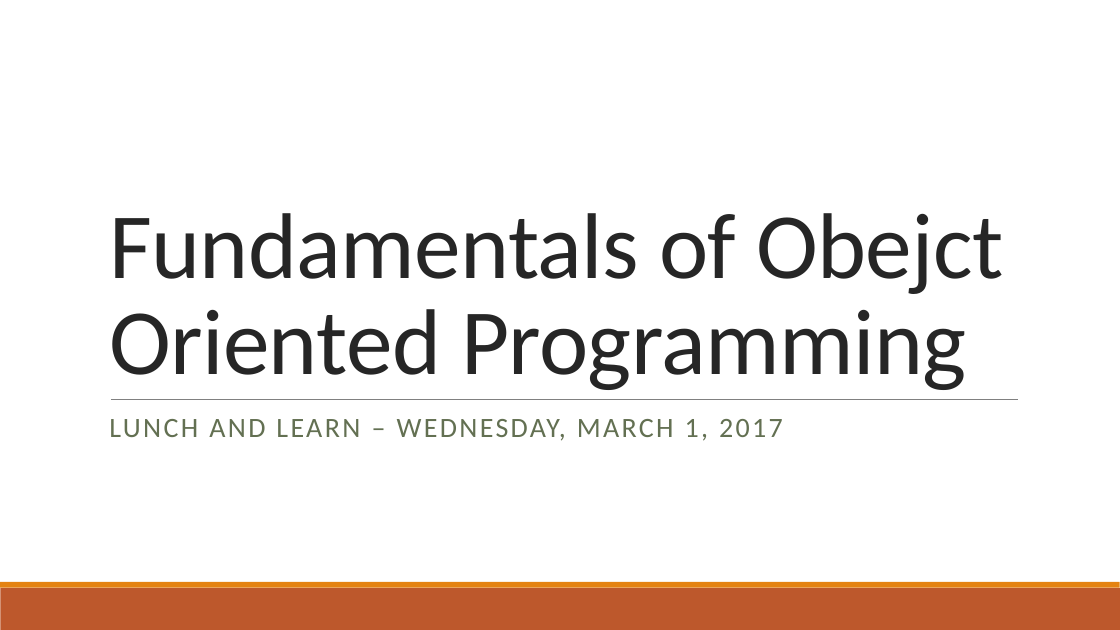
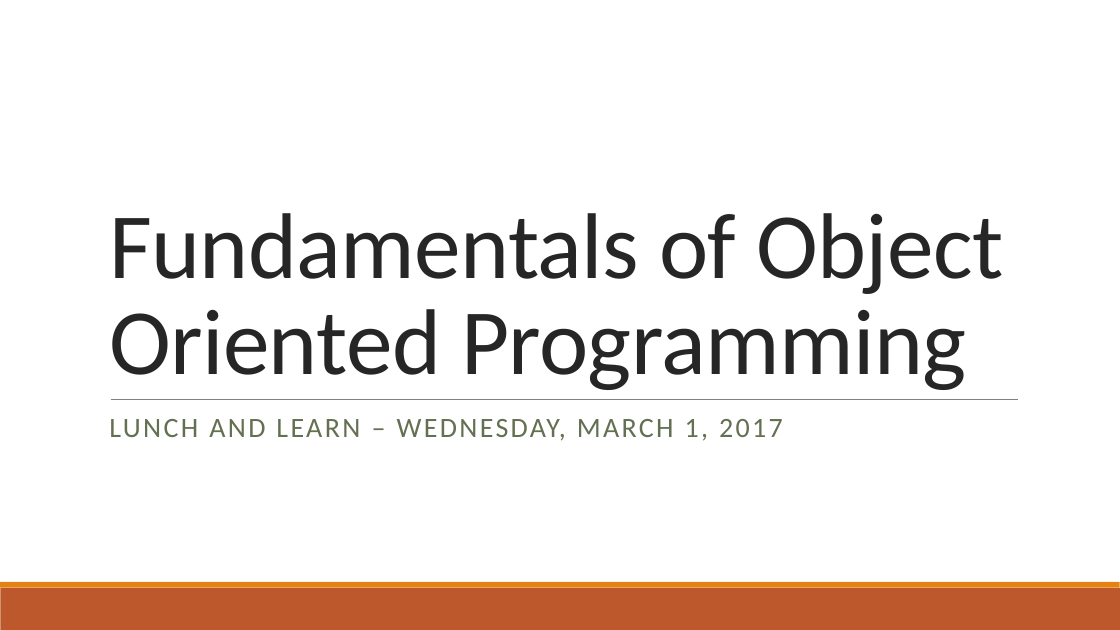
Before and after one commit to Troy-Web-Consulting/twc-training-oop-fundamentals, a slide deck: slide 1 of presentation.pptx. Drawn at 1120x630 pixels with LibreOffice and Linux fonts; fonts in the diff are those of the drawing. Boxes give left, top, right and bottom in pixels: in the first picture for what was removed or moved away, otherwise in the second. Text is boxed around its words. In the diff, an @@ line names an element or a change of style, - is before the commit and + after.

Commit message:
Updated presentations

```diff
--- a/presentation.pptx
+++ b/presentation.pptx
@@ title at (x1=109, y1=213, x2=1003, y2=390): text changed @@
-Fundamentals of Obejct Oriented Programming
+Fundamentals of Object Oriented Programming
```
Also in this commit, not shown: 1 other file.
